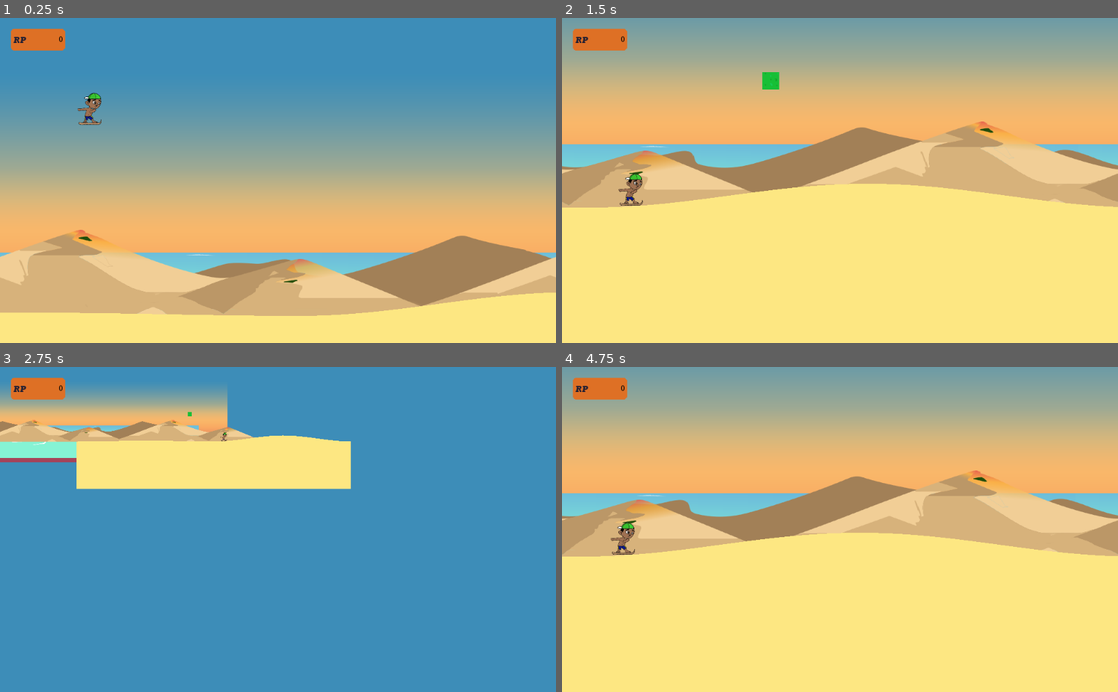
Above: before the commit, frames 1-4 (two rows, left to right).
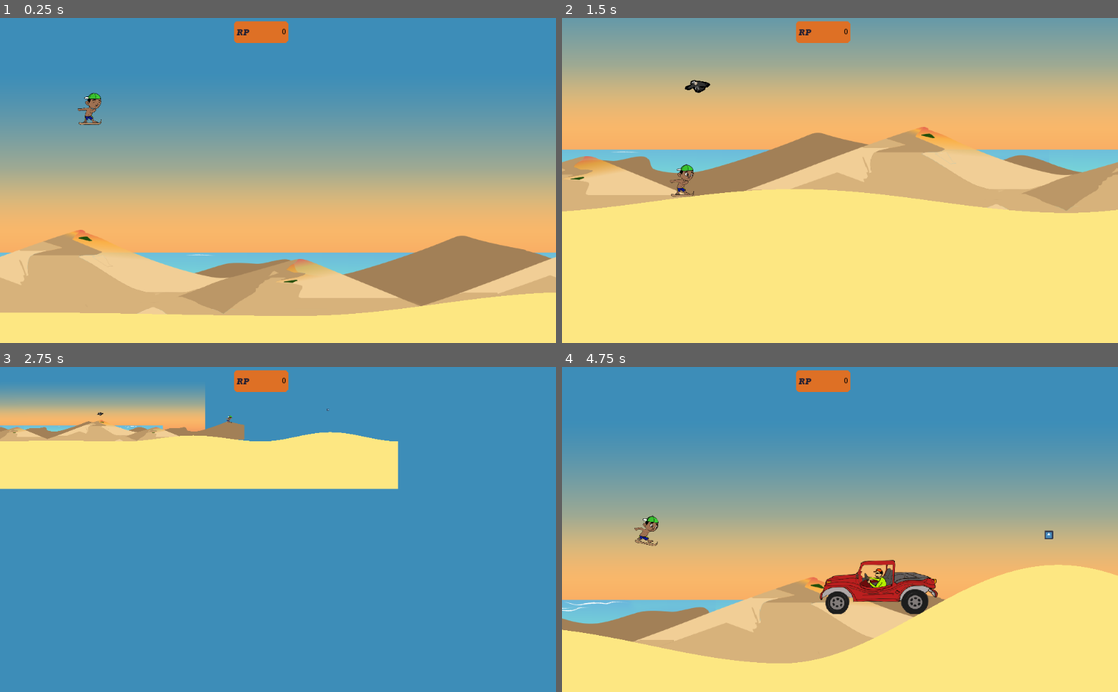
Above: after the commit, the same moments.

Repository: AlanVitorCosta/MotoresGame
Game: Godot game, scene res://scenes/World.tscn
The game is run twice, just before and just after one commit, with the same random seed, the same clock (stepped at 60 frames per second) and the same inputs. The engine's default icon, where the game draws it, is replaced by a stand-in: a white triangle on a blue panel in a dark square. Sound files missing from this copy of the repository are replaced by a short silence.
Inputs:
- Up to frame 1 (0.25 s): no input
- Up to frame 2 (1.5 s): hold Z 0.53-1.28 s; hold Right (ui_right) from 0.53 s (still down); tap Up (ui_up) at 0.77 s; tap Z at 1.35 s
- Up to frame 3 (2.75 s): tap Up (ui_up) at 1.52 s; release Right (ui_right) at 2.03 s; hold Left (ui_left) from 2.03 s (still down); hold Z from 2.03 s (still down)
- Up to frame 4 (4.75 s): release Left (ui_left) at 2.78 s; release Z at 2.78 s; hold Right (ui_right) 2.78-4.28 s; tap Z at 2.85, 4.35 s; tap Up (ui_up) at 3.02, 3.77, 4.52 s; hold Z 3.53-4.28 s; hold Left (ui_left) from 4.28 s (still down)

The runs differ from the first frame. In frame 1, 1.4% of the frame differs, in the area x 1-52%, y 0-33%; in frame 2, 16%; in frame 3, 7.3%; in frame 4, 76%, in the area x 0-100%, y 0-92%.
Error before the commit: Attempt to call function 'play' in base 'null instance' on a null instance. (res://scripts/Player.gd:24)

Commit message:
ao som de grafith

Diff:
--- a/scenes/Bugueiro.tscn
+++ b/scenes/Bugueiro.tscn
@@ -6,10 +6,10 @@
 [ext_resource path="res://sounds/buggyS.wav" type="AudioStream" id=4]
 
 [sub_resource type="RectangleShape2D" id=1]
-extents = Vector2( 127.829, 19.1542 )
+extents = Vector2( 84.4723, 11.2522 )
 
 [sub_resource type="RectangleShape2D" id=2]
-extents = Vector2( 130.707, 69.9902 )
+extents = Vector2( 98.4612, 52.6254 )
 
 [sub_resource type="SpriteFrames" id=3]
 animations = [ {
@@ -28,7 +28,7 @@
 }
 
 [node name="CollisionShape2D" type="CollisionShape2D" parent="."]
-position = Vector2( 2.69537, 47.4347 )
+position = Vector2( -2.43802, 36.6545 )
 shape = SubResource( 1 )
 __meta__ = {
 "_edit_lock_": true
@@ -46,11 +46,14 @@
 }
 
 [node name="AnimatedSprite" type="AnimatedSprite" parent="."]
-scale = Vector2( 0.9, 0.9 )
+scale = Vector2( 0.7, 0.7 )
 frames = SubResource( 3 )
 animation = "Idle"
 frame = 1
 playing = true
+__meta__ = {
+"_edit_lock_": true
+}
 
 [node name="buggyFx" type="AudioStreamPlayer" parent="."]
 stream = ExtResource( 4 )
--- a/scenes/Dromedario.tscn
+++ b/scenes/Dromedario.tscn
@@ -1,14 +1,23 @@
-[gd_scene load_steps=6 format=2]
+[gd_scene load_steps=8 format=2]
 
 [ext_resource path="res://scripts/Dromedario.gd" type="Script" id=1]
-[ext_resource path="res://sprites/textura_duna.png" type="Texture" id=2]
-[ext_resource path="res://sounds/102739__robinhood76__01868-monster-moan.wav" type="AudioStream" id=3]
+[ext_resource path="res://sounds/102739__robinhood76__01868-monster-moan.wav" type="AudioStream" id=2]
+[ext_resource path="res://sprites/Obstaculos/dromedario1.png" type="Texture" id=3]
+[ext_resource path="res://sprites/Obstaculos/dromedario2.png" type="Texture" id=4]
 
 [sub_resource type="RectangleShape2D" id=1]
-extents = Vector2( 15.0313, 1.96727 )
+extents = Vector2( 31.4334, 1.96727 )
 
 [sub_resource type="RectangleShape2D" id=2]
-extents = Vector2( 15.6137, 15.9677 )
+extents = Vector2( 33.642, 48.313 )
+
+[sub_resource type="SpriteFrames" id=3]
+animations = [ {
+"frames": [ ExtResource( 3 ), ExtResource( 4 ) ],
+"loop": true,
+"name": "Idle",
+"speed": 1.0
+} ]
 
 [node name="KinematicBody2D" type="KinematicBody2D"]
 collision_layer = 4
@@ -19,15 +28,8 @@
 }
 
 [node name="CollisionShape2D" type="CollisionShape2D" parent="."]
-position = Vector2( 0.0246029, 14.689 )
+position = Vector2( 18.95, 34.4947 )
 shape = SubResource( 1 )
-__meta__ = {
-"_edit_lock_": true
-}
-
-[node name="Sprite" type="Sprite" parent="."]
-modulate = Color( 0.733333, 0.0980392, 0.0980392, 1 )
-texture = ExtResource( 2 )
 __meta__ = {
 "_edit_lock_": true
 }
@@ -38,6 +40,7 @@
 }
 
 [node name="CollisionShape2D" type="CollisionShape2D" parent="Area2D"]
+position = Vector2( 18.617, -13.9107 )
 shape = SubResource( 2 )
 __meta__ = {
 "_edit_lock_": true
@@ -46,6 +49,15 @@
 [node name="Timer" type="Timer" parent="."]
 
 [node name="camelFx" type="AudioStreamPlayer" parent="."]
-stream = ExtResource( 3 )
-volume_db = -20.0
+stream = ExtResource( 2 )
+
+[node name="AnimatedSprite" type="AnimatedSprite" parent="."]
+scale = Vector2( 2.15, 2.15 )
+frames = SubResource( 3 )
+animation = "Idle"
+playing = true
+flip_h = true
+__meta__ = {
+"_edit_lock_": true
+}
 [connection signal="body_entered" from="Area2D" to="." method="_on_Area2D_body_entered"]
--- a/scenes/Player.tscn
+++ b/scenes/Player.tscn
@@ -13,8 +13,10 @@
 [ext_resource path="res://sprites/Personagem/pulo3.png" type="Texture" id=11]
 [ext_resource path="res://sprites/Personagem/pulo4.png" type="Texture" id=12]
 [ext_resource path="res://sprites/Personagem/pulo5.png" type="Texture" id=13]
-[ext_resource path="res://sounds/jump.wav" type="AudioStream" id=14]
+[ext_resource path="res://sounds/456373__felixyadomi__hop9.wav" type="AudioStream" id=14]
 [ext_resource path="res://sounds/hit_fall.wav" type="AudioStream" id=15]
+[ext_resource path="res://sounds/364999__saul92__arena-cayendo.wav" type="AudioStream" id=16]
+[ext_resource path="res://sounds/03 - BANDA GRAFITH KARAOKE - SENTA AQUI - RG (online-audio-converter.com).ogg" type="AudioStream" id=17]
 
 [sub_resource type="CircleShape2D" id=1]
 radius = 28.126
@@ -88,7 +90,7 @@
 scale = Vector2( 0.5, 0.5 )
 frames = SubResource( 3 )
 animation = "Idle"
-frame = 1
+frame = 2
 playing = true
 __meta__ = {
 "_edit_lock_": true
@@ -99,5 +101,15 @@
 
 [node name="deathFx" type="AudioStreamPlayer" parent="."]
 stream = ExtResource( 15 )
+
+[node name="moveFx" type="AudioStreamPlayer" parent="."]
+stream = ExtResource( 16 )
+volume_db = -5.0
+
+[node name="musicFx" type="AudioStreamPlayer" parent="."]
+stream = ExtResource( 17 )
+volume_db = -10.0
 [connection signal="body_entered" from="Area2D" to="Area2D" method="_on_Area2D_body_entered"]
 [connection signal="animation_finished" from="Sprite" to="." method="_on_Sprite_animation_finished"]
+[connection signal="finished" from="deathFx" to="." method="_on_deathFx_finished"]
+[connection signal="finished" from="moveFx" to="." method="_on_moveFx_finished"]
--- a/scenes/Urubu.tscn
+++ b/scenes/Urubu.tscn
@@ -1,14 +1,24 @@
-[gd_scene load_steps=6 format=2]
+[gd_scene load_steps=9 format=2]
 
 [ext_resource path="res://scripts/Urubu.gd" type="Script" id=1]
-[ext_resource path="res://sprites/textura_duna.png" type="Texture" id=2]
-[ext_resource path="res://sounds/69357__benboncan__common-buzzard.wav" type="AudioStream" id=3]
+[ext_resource path="res://sounds/69357__benboncan__common-buzzard.wav" type="AudioStream" id=2]
+[ext_resource path="res://sprites/Obstaculos/urubu 1.png" type="Texture" id=3]
+[ext_resource path="res://sprites/Obstaculos/urubu 2.png" type="Texture" id=4]
+[ext_resource path="res://sprites/Obstaculos/urubu 3.png" type="Texture" id=5]
 
 [sub_resource type="RectangleShape2D" id=1]
 extents = Vector2( 3.02292, 93.056 )
 
 [sub_resource type="RectangleShape2D" id=2]
-extents = Vector2( 15.7776, 16.1521 )
+extents = Vector2( 21.4527, 16.1521 )
+
+[sub_resource type="SpriteFrames" id=3]
+animations = [ {
+"frames": [ ExtResource( 3 ), ExtResource( 4 ), ExtResource( 5 ) ],
+"loop": true,
+"name": "Idle",
+"speed": 5.0
+} ]
 
 [node name="KinematicBody2D" type="KinematicBody2D"]
 collision_layer = 8
@@ -17,13 +27,6 @@
 [node name="CollisionShape2D" type="CollisionShape2D" parent="."]
 position = Vector2( 0.640533, 108 )
 shape = SubResource( 1 )
-__meta__ = {
-"_edit_lock_": true
-}
-
-[node name="Sprite" type="Sprite" parent="."]
-modulate = Color( 0.0941176, 0.827451, 0.415686, 1 )
-texture = ExtResource( 2 )
 __meta__ = {
 "_edit_lock_": true
 }
@@ -42,6 +45,16 @@
 [node name="Timer" type="Timer" parent="."]
 
 [node name="buzzardFx" type="AudioStreamPlayer" parent="."]
-stream = ExtResource( 3 )
+stream = ExtResource( 2 )
 volume_db = -25.0
+
+[node name="AnimatedSprite" type="AnimatedSprite" parent="."]
+scale = Vector2( 0.1, 0.1 )
+frames = SubResource( 3 )
+animation = "Idle"
+frame = 1
+playing = true
+__meta__ = {
+"_edit_lock_": true
+}
 [connection signal="body_entered" from="Area2D" to="." method="_on_Area2D_body_entered"]
--- a/scenes/World.tscn
+++ b/scenes/World.tscn
@@ -21,8 +21,6 @@
 position = Vector2( 526, 48 )
 
 [node name="ParallaxBackground" type="ParallaxBackground" parent="."]
-editor/display_folded = true
-layer = -3
 
 [node name="BackGround" type="ParallaxLayer" parent="ParallaxBackground"]
 editor/display_folded = true
@@ -91,5 +89,7 @@
 }
 
 [node name="GUI" parent="ParallaxBackground" instance=ExtResource( 7 )]
-margin_right = 140.0
-margin_bottom = 80.0
+margin_left = 411.381
+margin_top = -14.4027
+margin_right = 551.381
+margin_bottom = 65.5973
Not shown: 1 places in scenes/Player.tscn that only renumber resources
